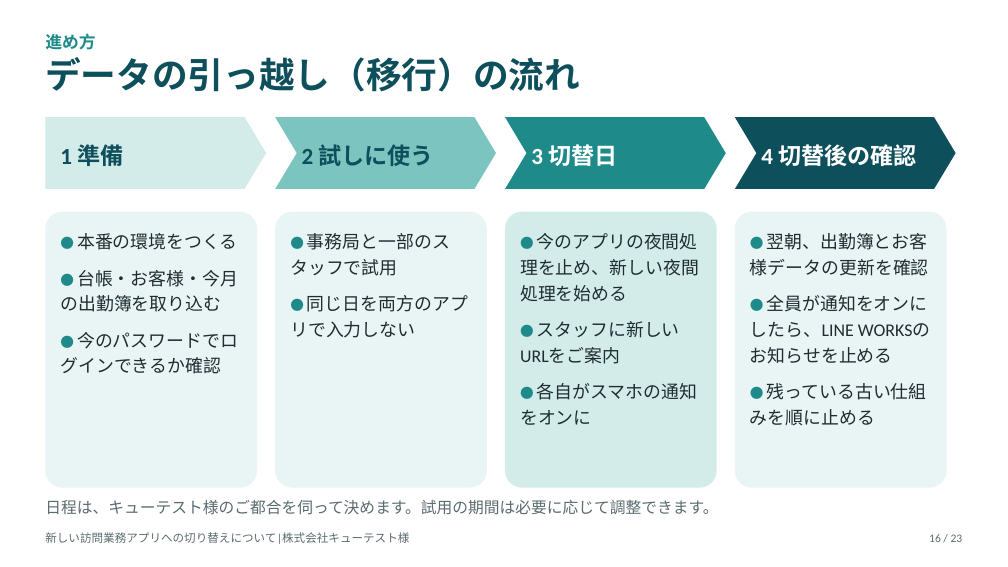
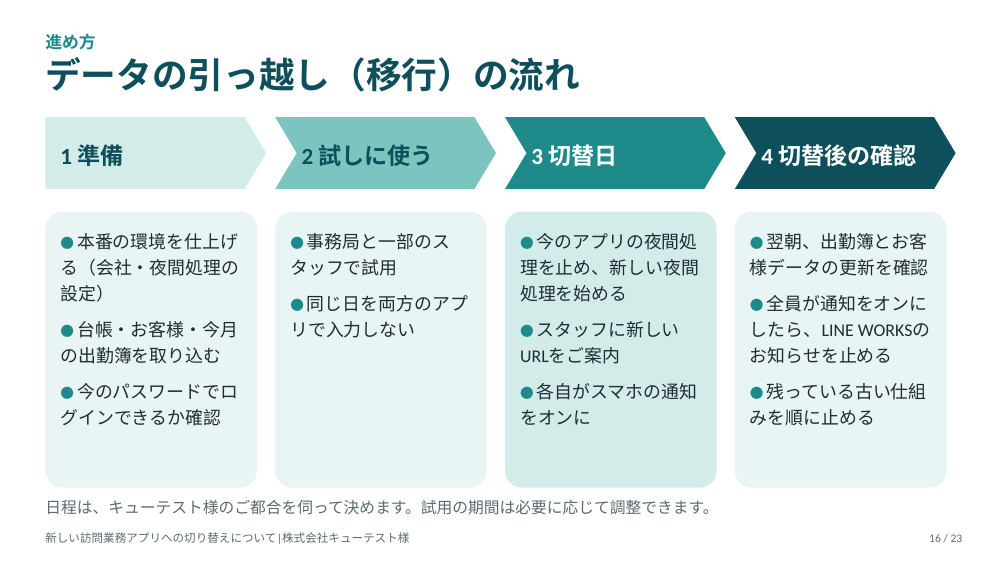
Before and after one commit to katahimo-dev/katahimo-app, a slide deck: slide 16 of doc/partner/新アプリ切替のご説明_キューテスト様.pptx. Drawn at 1008x567 pixels with LibreOffice and Linux fonts; fonts in the diff are those of the drawing. Boxes give left, top, right and bottom in pixels: in the first picture for what was removed or moved away, otherwise in the second. Text is boxed around its words. In the diff, an @@ line names an element or a change of style, - is before the commit and + after.

```diff
--- a/doc/partner/新アプリ切替のご説明_キューテスト様.pptx
+++ b/doc/partner/新アプリ切替のご説明_キューテスト様.pptx
@@ text at (60, 233, 239, 302): text changed @@
-● 本番の環境をつくる
+● 本番の環境を仕上げる（会社・夜間処理の設定）
```
Also in this commit, not shown: 4 other slides changed, 21 other files.
